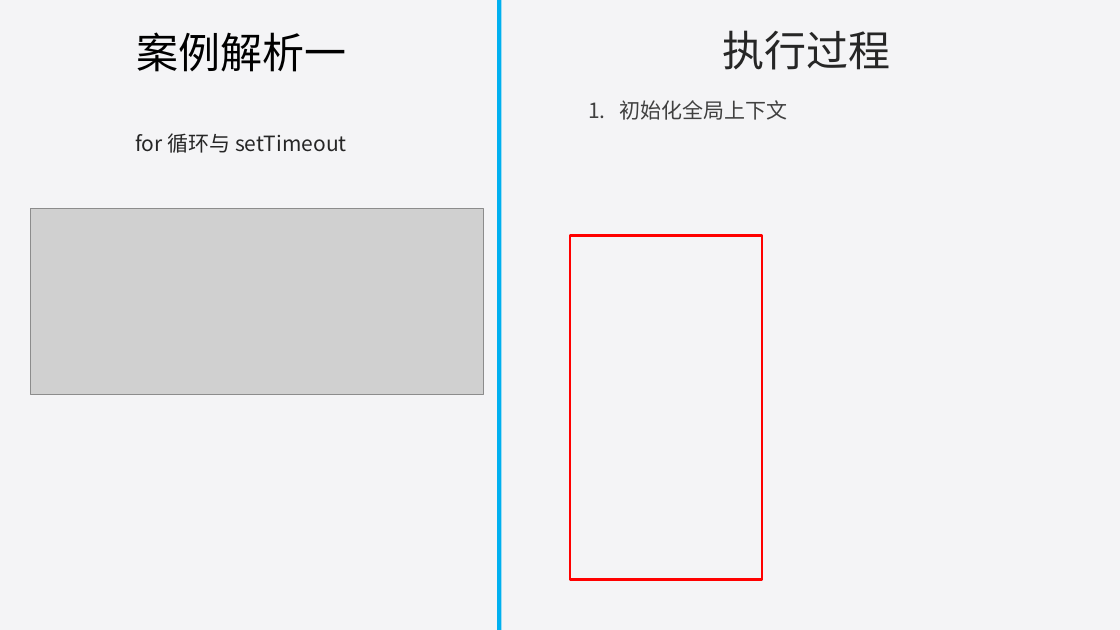
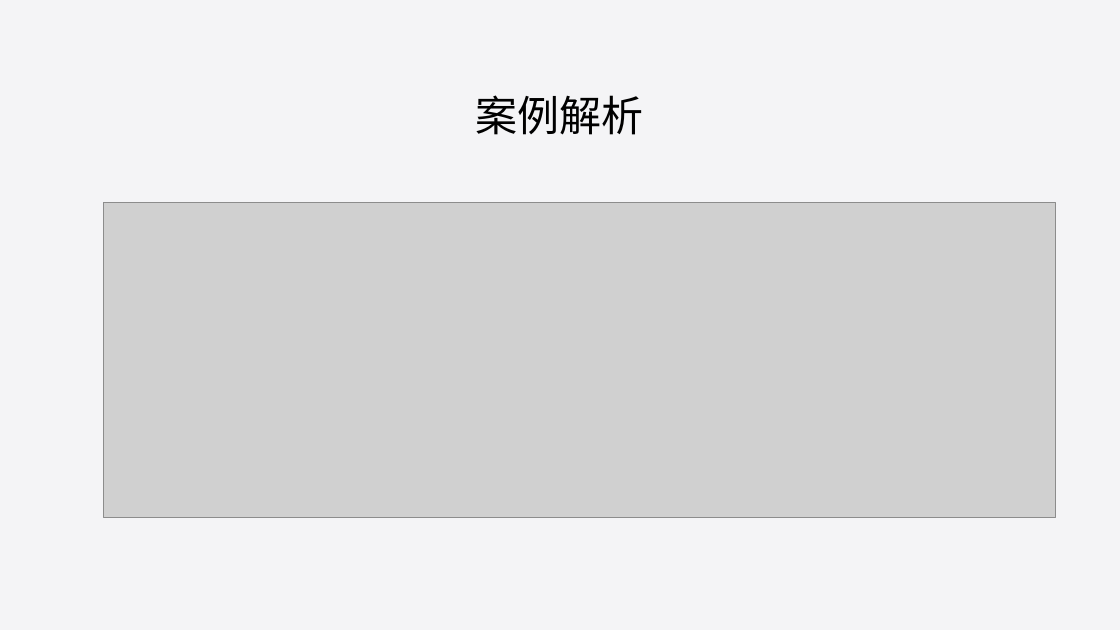
Before and after one commit to liuweiGL/share, a slide deck: slide 35 of ppt/JavaScript基础一.pptx. Drawn at 1120x630 pixels with LibreOffice and Linux fonts; fonts in the diff are those of the drawing; grey boxes stand for pictures. Boxes give left, top, right and bottom in pixels: in the first picture for what was removed or moved away, otherwise in the second. Text is boxed around its words. In the diff, an @@ line names an element or a change of style, - is before the commit and + after.

```diff
--- a/ppt/JavaScript基础一.pptx
+++ b/ppt/JavaScript基础一.pptx
@@ rectangle removed at bbox=[497, 0, 502, 630] @@
@@ text removed at bbox=[722, 30, 890, 70] @@
-执行过程
@@ title at bbox=[476, 95, 644, 135]: text changed @@
-案例解析一
+案例解析
@@ text removed at bbox=[620, 100, 788, 120] @@
-1. 初始化全局上下文
@@ text removed at bbox=[135, 133, 347, 153] @@
-for 循环与 setTimeout
@@ picture removed at bbox=[31, 209, 484, 395] @@
@@ picture added at bbox=[103, 202, 1055, 518] @@
@@ rectangle removed at bbox=[570, 236, 761, 580] @@
```
Also in this commit, not shown: 2 other slides changed, 4 slides added, 1 slide removed, 1 other file.
